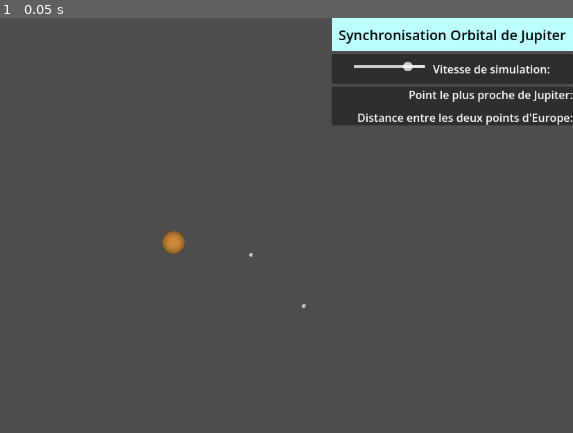
Above: before the commit, frame 1.
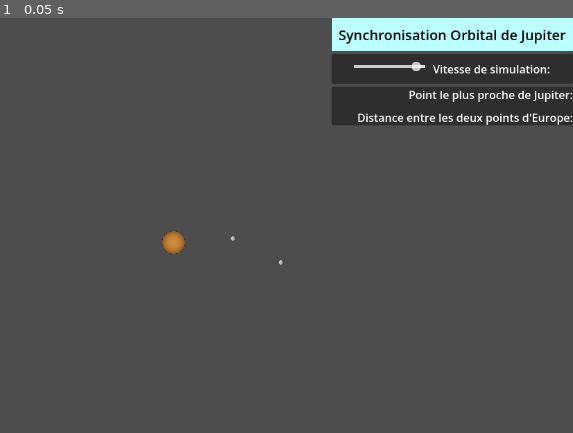
Above: after the commit, the same moment.

Repository: FelixDargy/Synchronisatoin-Orbital
Game: Godot game, scene res://jupiter.tscn
Two runs of this game, one before a commit and one after it. Both use one fixed random seed, a clock stepped at 60 frames per second and the inputs below.
Inputs:
- Up to frame 1 (0.05 s): no input

The runs differ from the first frame. In frame 1, less than 0.1% of the frame differs, in the area x 40-74%, y 10-70%.

Commit message:
ajout docstring et séparer le scrypt sur chaque lune avec ajustement nécessaire

Diff:
--- a/europe.gd
+++ b/europe.gd
@@ -2,7 +2,7 @@
 
 class_name lunes
 #
-@export var lune: RigidBody3D
+
 @export var interface: Interface
 
 # constante fournie en lien avec Jupiter
@@ -34,14 +34,16 @@
 #variable ajustable dans l'Inspecteur pour la période orbitale des lunes
 @export_group("Paramètre de simulation")
 @export var periode_relative: float = 10
+@export var r1: Vector3
+@export var r2: Vector3
+
 var vitesse_simulation: float = 10
 const G : float = 6.673e-11
 var masse: float
 
 # Initialisation des variables qui vont changer tout au long de la simulation
 
-var r1: Vector3
-var r2: Vector3
+
 var r2_1: Vector3
 var v1: Vector3
 var v2: Vector3
@@ -68,40 +70,43 @@
 	et bien positionnée
 	Toutes les formules ont été fournies dans l'énoncé pour le projet de synchronisation orbitale
 	"""
-
+	# La motié de la masse d'Europe pour la simulation
 	masse = masse_europe / 2
 
-
-
-	r1 = Vector3(periapside-(distance_equilibre/2.0),0,0)
-	r2 = Vector3(periapside+(distance_equilibre/2.0),0,0)
+	# Distance entre les 2 lunes
 	r2_1 = r2-r1
-
+	# initialisation des vitesses
 	v1 = Vector3(0,0,(vitesse_periapside*3.0/4.0))
 	v2 = Vector3(0,0,(vitesse_periapside*5.0/4.0))
 
+	# force gravitationnelle
 	f_g1 = -G*((masse*masse_jupiter)/(r1.length()**3))*r1
 	f_g2 = -G*((masse*masse_jupiter)/(r2.length()**3))*r2
 
+	# force de ressort entre les 2 lunes
 	fres_1 = elasticite_Europe*(r2_1.length()-distance_equilibre)*r2_1.normalized()
 	fres_2 = -fres_1
 
+	# perte d'énergie du système
 	ffrot_1 = coefficient_dissipation*(v2-v1)
 	ffrot_2 = -ffrot_1
 
+	# calcul de l'accélération avec les différentes forces
 	a1 = (f_g1+fres_1+ffrot_1)/masse
 	a2 = (f_g2+fres_2+ffrot_2)/masse
-# Called every frame. 'delta' is the elapsed time since the previous frame.
+
 func _process(delta: float) -> void:
+	# appeler les fonctions qui vont être calculées à chaque delta
 	vitesse_simulation = interface.slide_value()
 	print(vitesse_simulation)
-	temps_ecoule += delta * (periode_orbitale/periode_relative)
+
+	temps_ecoule += delta * (periode_orbitale/vitesse_simulation)
 	if temps_ecoule >= 20.0 * periode_orbitale:
 		return
 
 	appliquer_euler(delta*vitesse_simulation)
-	global_position = conv_position_reelle_a_simulee(r2)
-	lune.global_position = conv_position_reelle_a_simulee(r1)
+	position = conv_position_reelle_a_simulee(r1)
+
 
 
 
@@ -110,7 +115,6 @@
 	La fonction sert à transformer les valeurs réelles de distance entre les
 	astres à des valeurs beaucoup plus petites et fictives qui permettent d'observer
 	à une échelle résonnable la simulation
-
 	"""
 	var distance_reelle = position_reelle.length()
 	if distance_reelle == 0:
@@ -120,11 +124,18 @@
 	var facteur_distance_simulee = lerp(min_distance_simulee, max_distance_simulee, ratio_distance)
 	return position_reelle.normalized() * facteur_distance_simulee
 func appliquer_euler(temps_dernier_ecran : float) -> void:
+	"""
+	Fonction qui utilise la méthode d'Euler pour calculer
+	la position de la lune à chaque instant donné en utilisant les
+	différentes données initialiser dans la fonction ready
+	"""
+	# création de variables pour le pas entre chaque calcul de la méthode
 	var nb_periode = temps_dernier_ecran * (periode_orbitale/periode_relative)
 	var h = nb_periode / etapes_calcul_par_ecran
 
 	for i in range(etapes_calcul_par_ecran):
-		# 1. Forces avec positions ACTUELLES
+		# Forces avec positions ACTUELLES
+		# Initialiser à nouveau les données pour la nouvelle position de la lune
 		r2_1 = r2 - r1
 		f_g1 = -G*(masse*masse_jupiter/(r1.length()**3))*r1
 		f_g2 = -G*(masse*masse_jupiter/(r2.length()**3))*r2
@@ -135,11 +146,18 @@
 		a1 = (f_g1+fres_1+ffrot_1)/masse
 		a2 = (f_g2+fres_2+ffrot_2)/masse
 
-		# 2. Euler symplectique
+		# Application de la méthode d'Euler
+		# Applique le changement de position de l'astre
 		v1 = v1 + h * a1
 		v2 = v2 + h * a2
 		r1 = r1 + h * v1
 		r2 = r2 + h * v2
+
+"""
+3 fonctions distinctes permettant de transférer les différentes données qui vont être
+nécessaire dans l'interface utilisateur. Aide à clarifier ce qui doit être pris
+pour l'interface
+"""
 func position_entre_lunes() -> Vector3:
 	return r2_1
 func position_r1() -> Vector3:
--- a/interface.gd
+++ b/interface.gd
@@ -6,7 +6,7 @@
 @export var lune : lunes
 var slider : float
 func _ready() -> void:
-	slider_vitesse.value = 10
+	slider_vitesse.value = 3
 	slider_vitesse.value_changed.connect(changement)
 
 func _process(_delta: float) -> void:
--- a/jupiter.tscn
+++ b/jupiter.tscn
@@ -54,9 +54,18 @@
 transform = Transform3D(15, 0, 0, 0, 15, 0, 0, 0, 15, 0, 0, 0)
 shape = SubResource("SphereShape3D_ff0n0")
 
-[node name="Europe_1" type="RigidBody3D" parent="jupiter" unique_id=499855556]
+[node name="Europe_1" type="RigidBody3D" parent="jupiter" unique_id=499855556 node_paths=PackedStringArray("interface")]
 can_sleep = false
 freeze = true
+script = ExtResource("2_i0uay")
+interface = NodePath("../../Interface")
+etapes_calcul_par_ecran = 10000
+min_distance_simulee = 25.0
+max_distance_simulee = 100.0
+min_distance_reelle = 640000000.0
+max_distance_reelle = 700000000.0
+r1 = Vector3(652377000, 0, 0)
+r2 = Vector3(677347000, 0, 0)
 
 [node name="MeshInstance3D" type="MeshInstance3D" parent="jupiter/Europe_1" unique_id=829341062]
 transform = Transform3D(3, 0, 0, 0, 3, 0, 0, 0, 3, 0, 0, -5.5)
@@ -68,17 +77,18 @@
 transform = Transform3D(3, 0, 0, 0, 3, 0, 0, 0, 3, 0, 0, -5.5)
 shape = SubResource("SphereShape3D_56vp6")
 
-[node name="Europe_2" type="RigidBody3D" parent="jupiter" unique_id=727326005 node_paths=PackedStringArray("lune", "interface")]
+[node name="Europe_2" type="RigidBody3D" parent="jupiter" unique_id=727326005 node_paths=PackedStringArray("interface")]
 can_sleep = false
 freeze = true
 script = ExtResource("2_i0uay")
-lune = NodePath("../Europe_1")
 interface = NodePath("../../Interface")
-etapes_calcul_par_ecran = 5000
-min_distance_simulee = 50.0
+etapes_calcul_par_ecran = 10000
+min_distance_simulee = 25.0
 max_distance_simulee = 100.0
 min_distance_reelle = 640000000.0
 max_distance_reelle = 700000000.0
+r1 = Vector3(677347000, 0, 0)
+r2 = Vector3(652377000, 0, 0)
 
 [node name="MeshInstance3D" type="MeshInstance3D" parent="jupiter/Europe_2" unique_id=451138490]
 transform = Transform3D(3, 0, 0, 0, 3, 0, 0, 0, 3, 0.13, 0, 7.98)
